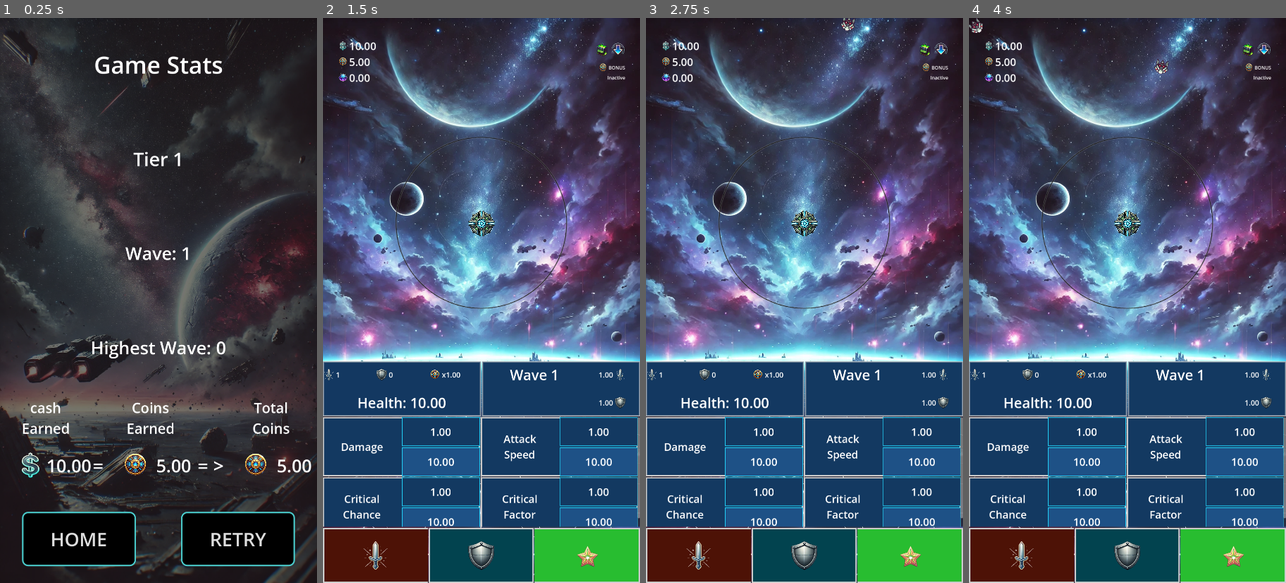
Above: before the commit, frames 1-4 (left to right).
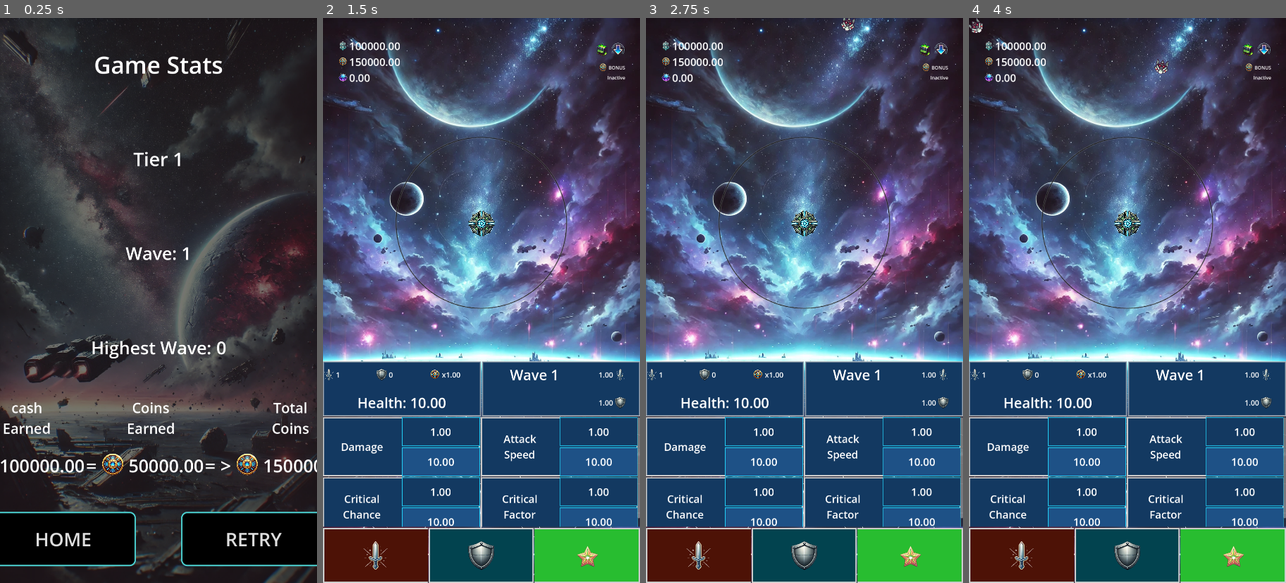
Above: after the commit, the same moments.

Repository: ascyrax/circle-defence
Game: Godot game, scene res://game_over.tscn
Two runs of this game, one before a commit and one after it. Both use one fixed random seed, a clock stepped at 60 frames per second and the inputs below. This scene is started directly instead of the project's main scene.
Inputs (mouse positions are in pixels of both pictures, inside the frame that each line leads up to):
- Up to frame 1 (0.25 s): no input
- Up to frame 2 (1.5 s): click "RETRY" at 0.5 s; tap Enter at 1.25 s; move the mouse to (465, 413) at 1.27 s; click (465, 413) at 1.42 s
- Up to frame 3 (2.75 s): tap Space at 2 s; move the mouse to (899, 385) at 2.02 s; click (899, 385) at 2.17 s
- Up to frame 4 (4 s): move the mouse to (1032, 215) at 2.77 s; click (1032, 215) at 2.92 s; move the mouse to (1143, 300) at 3.52 s; click (1143, 300) at 3.67 s

The runs differ from the first frame. In frame 1, 5.0% of the frame differs, in the area x 0-100%, y 40-98%; in frame 2, 0.2%; in frame 3, 0.2%; in frame 4, 0.2%.

Commit message:
critical chance + critical factor features added

Diff:
--- a/enemy.gd
+++ b/enemy.gd
@@ -76,8 +76,8 @@
 func update_coin_value():
 	GlobalData.update_coin_value(coinValue)
 
-func _update_health(bulletDamage: float):
-	_health -= bulletDamage
+func _update_health(_bulletDamage: float):
+	_health -= _bulletDamage
 
 func update_health_during_bullet_spawn(bulletDamage: float):
 	_healthDuringBulletSpawn -= bulletDamage
--- a/global_data.gd
+++ b/global_data.gd
@@ -126,8 +126,8 @@
 
 # RESOURCES
 
-var _initialCashValue  = 10.0 # during wave 1 start
-var _initialCoinValue  = 0.0 # during game start
+var _initialCashValue  = 100000.0 # during wave 1 start
+var _initialCoinValue  = 100000.0 # during game start
 
 var _cashValue = _initialCashValue
 var _coinValue = _initialCoinValue
--- a/shooter.gd
+++ b/shooter.gd
@@ -70,6 +70,13 @@
 		var bullet = bulletScene.instantiate()
 		add_child(bullet)
 		var currentBulletDamage =  bullet.get_current_bullet_damage()
+		# handle critical chance
+		var _num = randi_range(0, 100)
+		var _criticalChance = GlobalData.get_critical_chance()
+		var _criticalFactor = GlobalData.get_critical_factor()
+		if(_num <= _criticalChance):
+			currentBulletDamage *= _criticalFactor
+
 		bullet.set_target_enemy(enemyArea2D)
 
 		enemyRootNode2D.update_health_during_bullet_spawn(currentBulletDamage)
Not shown, changed: art/animations/.DS_Store
